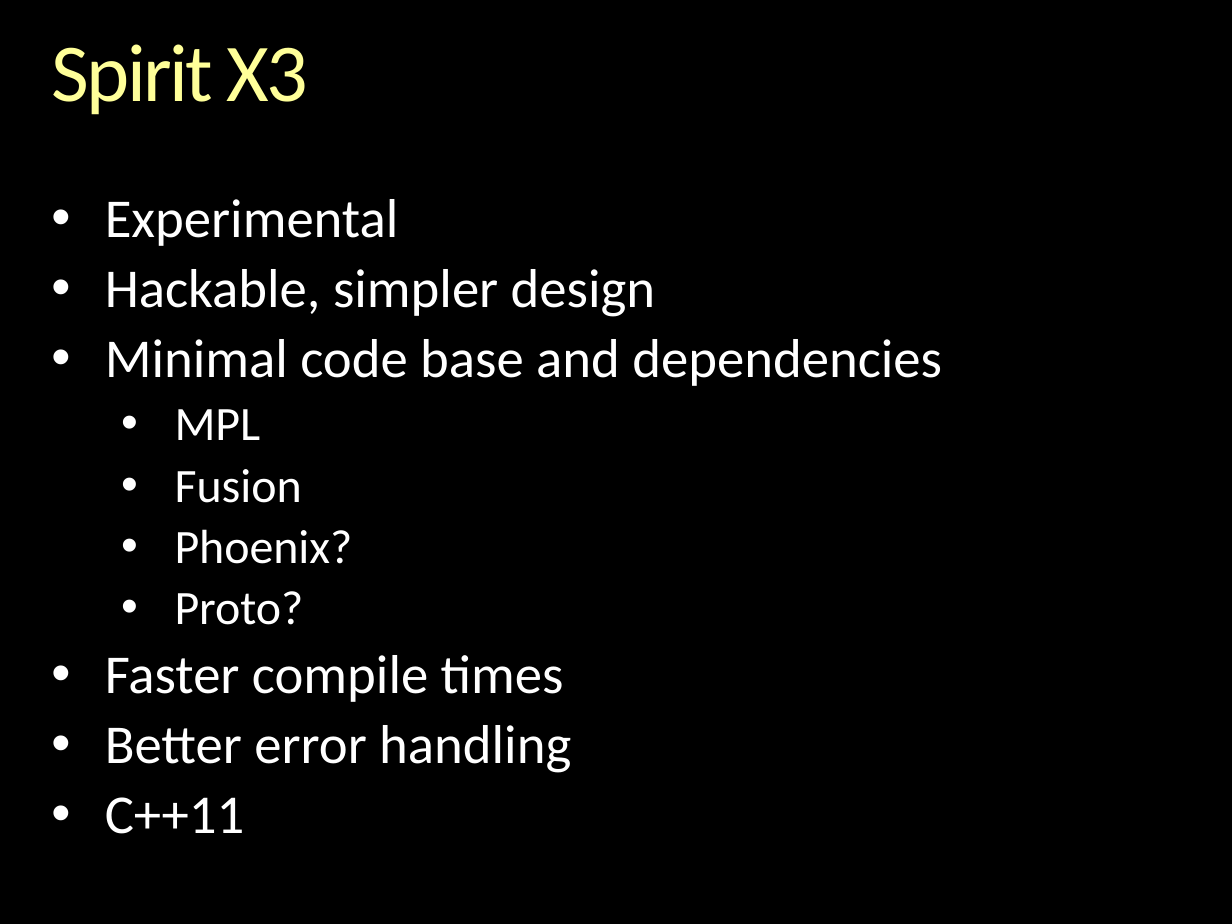
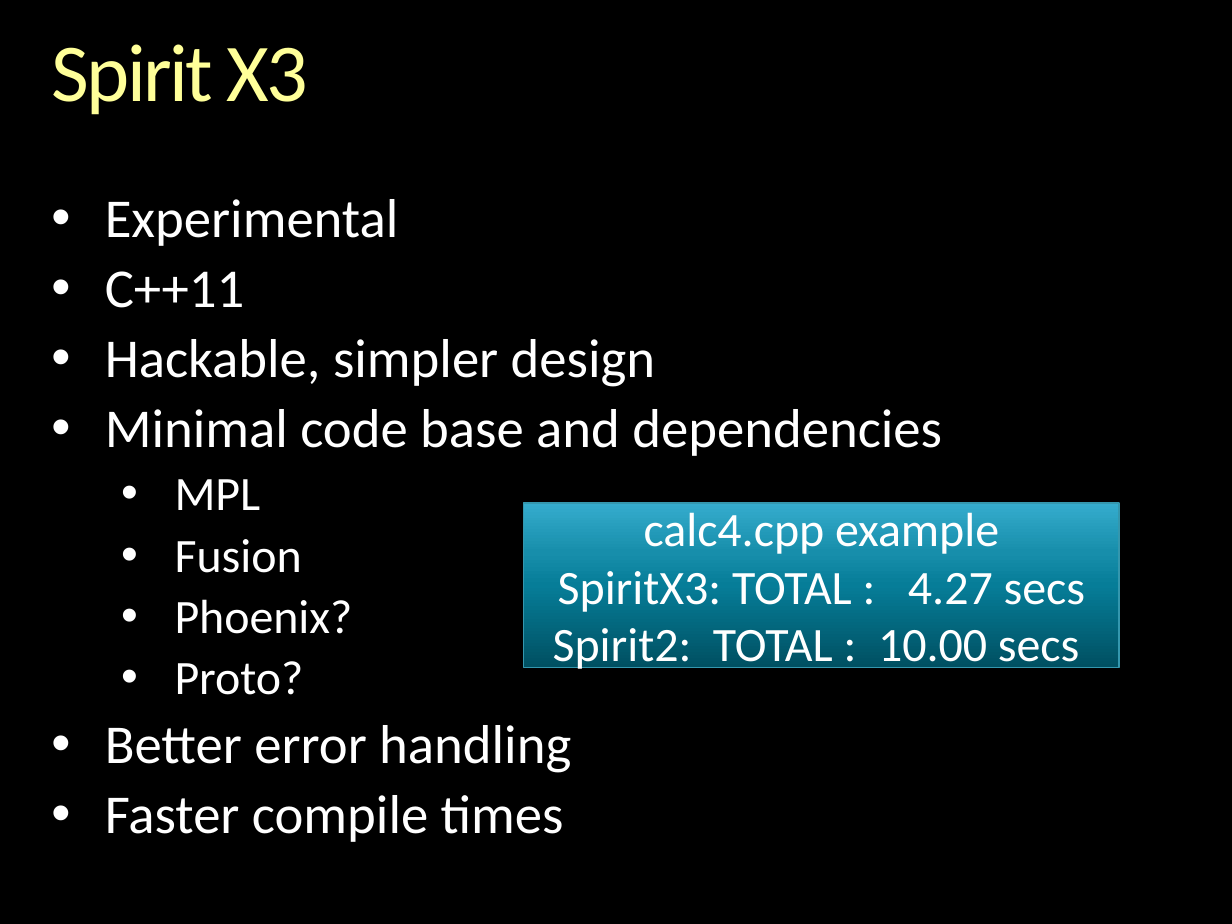
Before and after one commit to boostorg/spirit, a slide deck: slide 4 of libs/spirit/doc/cppnow_2013/Inside Spirit X3.pptx. Drawn at 1232x924 pixels with LibreOffice and Linux fonts; fonts in the diff are those of the drawing; background and template pictures are left out. Boxes give left, top, right and bottom in pixels: in the first picture for what was removed or moved away, otherwise in the second. Text is boxed around its words. In the diff, an @@ line names an element or a change of style, - is before the commit and + after.

Commit message:
a bit more update

```diff
--- a/libs/spirit/doc/cppnow_2013/Inside Spirit X3.pptx
+++ b/libs/spirit/doc/cppnow_2013/Inside Spirit X3.pptx
@@ text at [105, 271, 245, 308]: paragraph added @@
+• C++11
@@ rectangle added at [524, 503, 1119, 667], fill gradient #015062 to #077E99 to #178EAB to #35ADCE, outline #3497AE 0.75 pt, 28 pt, text #FFFFFF @@
+calc4.cpp example
+SpiritX3: TOTAL : 4.27 secs
+Spirit2: TOTAL : 10.00 secs
@@ text at [105, 725, 571, 834]: paragraphs removed @@
-• Better error handling
-• C++11
```
